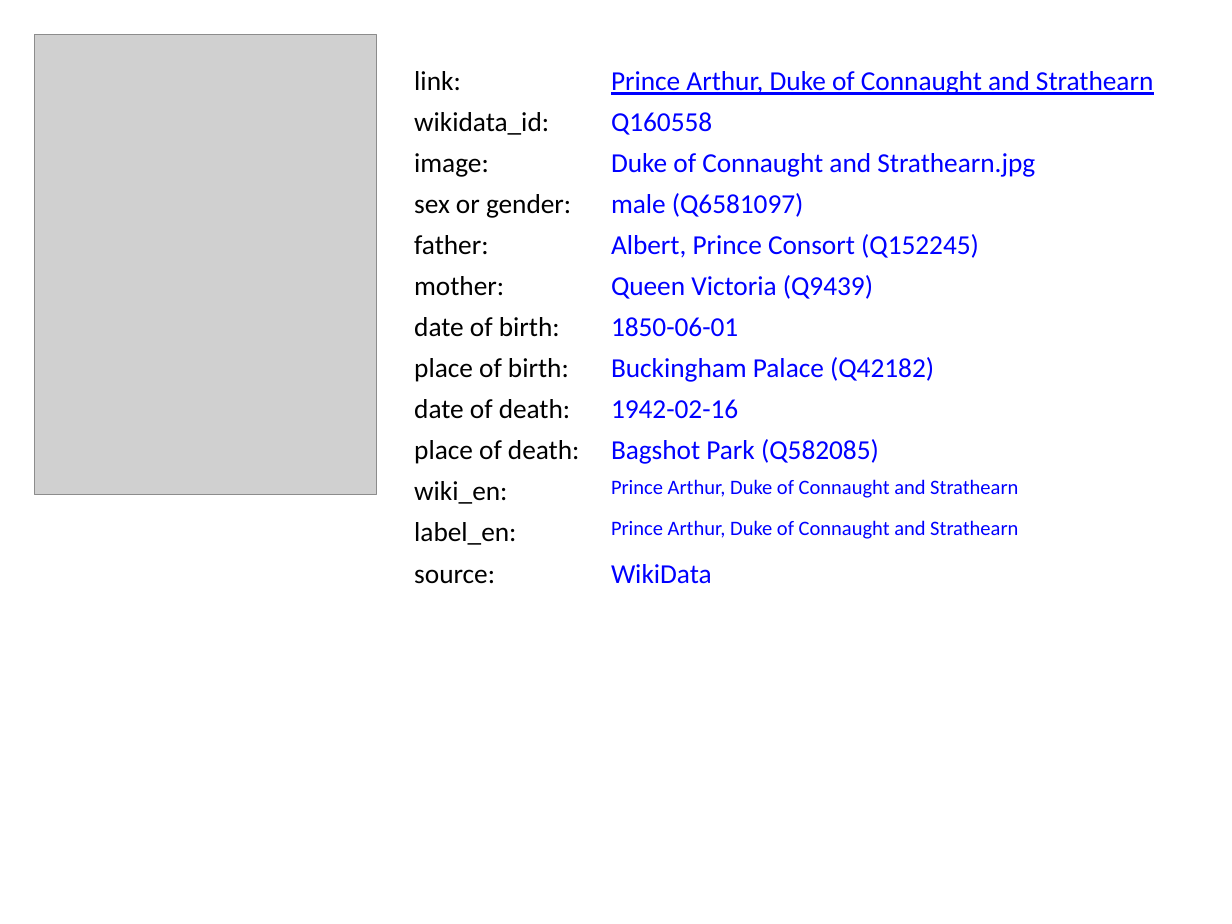
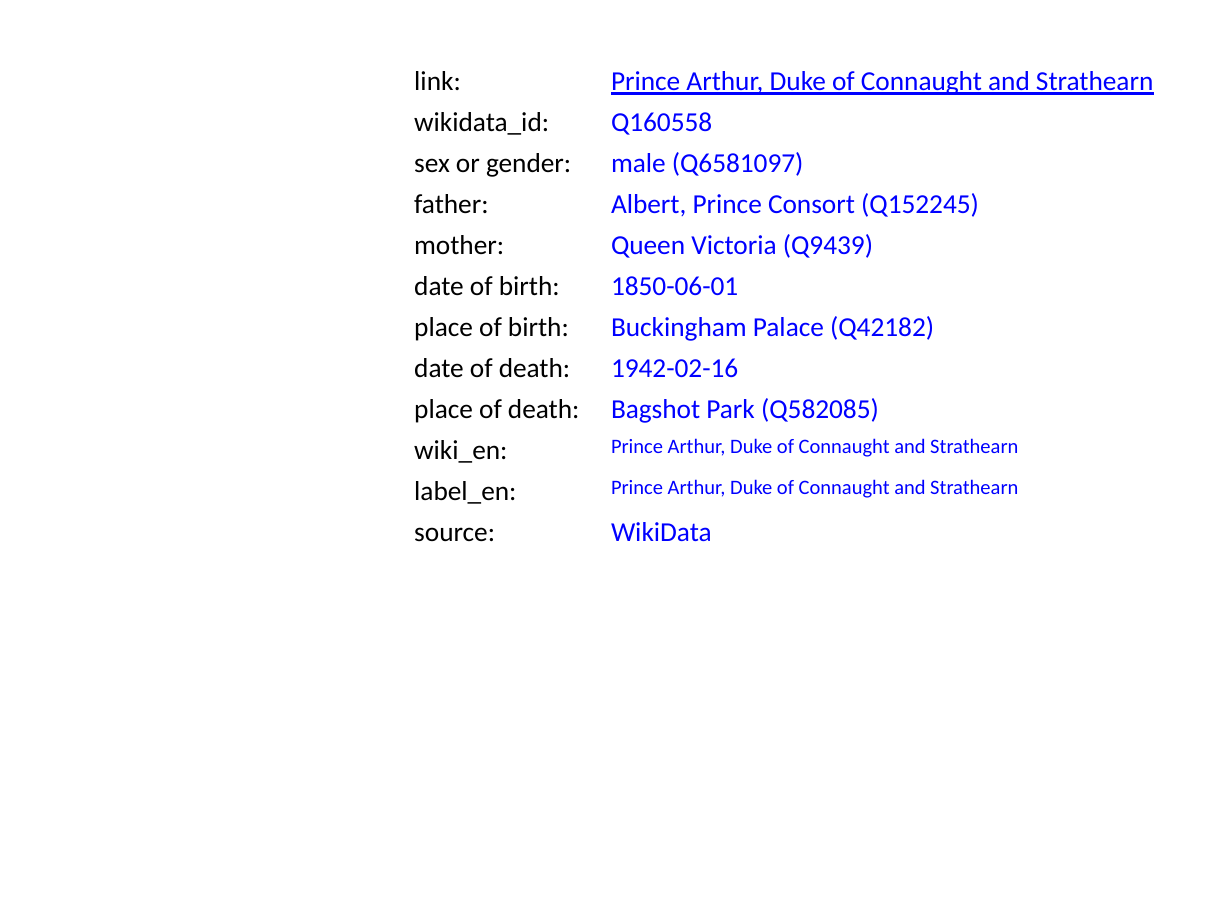
Before and after one commit to BITPlan/com.bitplan.simplegraph, a slide deck: slide 8 of simplegraph-powerpoint/QueenVictoria.pptx. Drawn at 1232x924 pixels with LibreOffice and Linux fonts; fonts in the diff are those of the drawing; grey boxes stand for pictures. Boxes give left, top, right and bottom in pixels: in the first picture for what was removed or moved away, otherwise in the second. Text is boxed around its words. In the diff, an @@ line names an element or a change of style, - is before the commit and + after.

```diff
--- a/simplegraph-powerpoint/QueenVictoria.pptx
+++ b/simplegraph-powerpoint/QueenVictoria.pptx
@@ picture removed at <box>34,34,377,495</box> @@
@@ text removed at <box>414,153,489,177</box> @@
-image:
@@ text removed at <box>611,153,1035,177</box> @@
-Duke of Connaught and Strathearn.jpg
@@ text "Prince Arthur, Duke of Connaught ...": place and size @@
-text "Prince Arthur, Duke of Connaught ..." at <box>611,479,1018,498</box>
+text "Prince Arthur, Duke of Connaught ..." at <box>611,438,1018,457</box>
@@ 18 texts: place and size @@
-18 texts at <box>414,193,979,584</box>
+18 texts at <box>414,152,979,542</box>
```
Also in this commit, not shown: 1 other slide changed, 9 other files.
